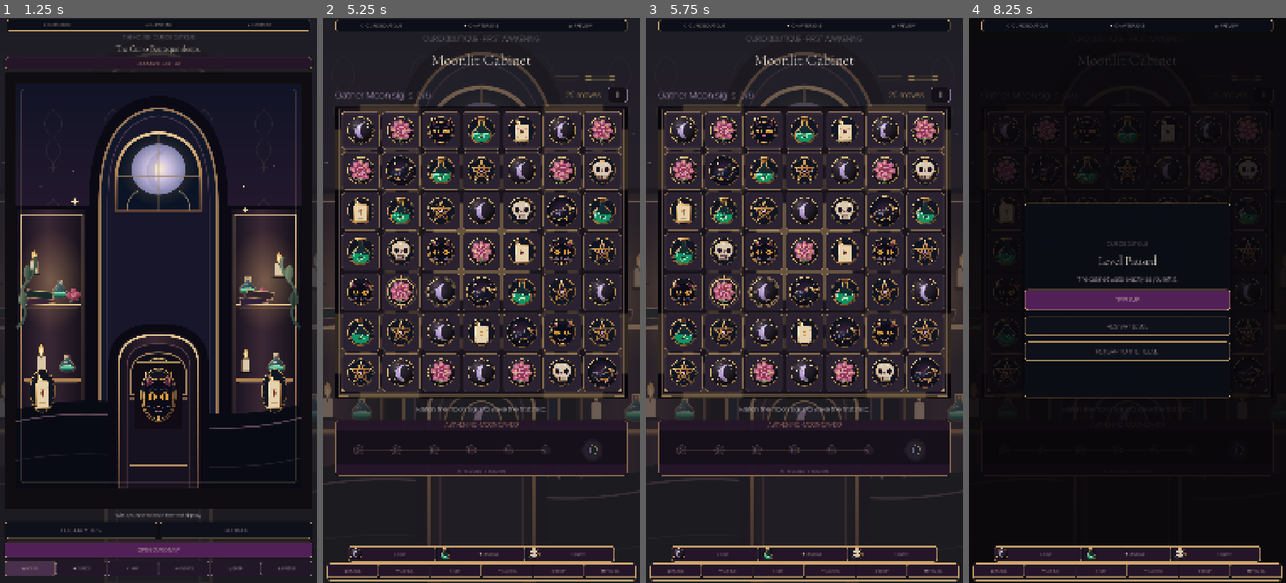
Above: before the commit, frames 1-4 (left to right).
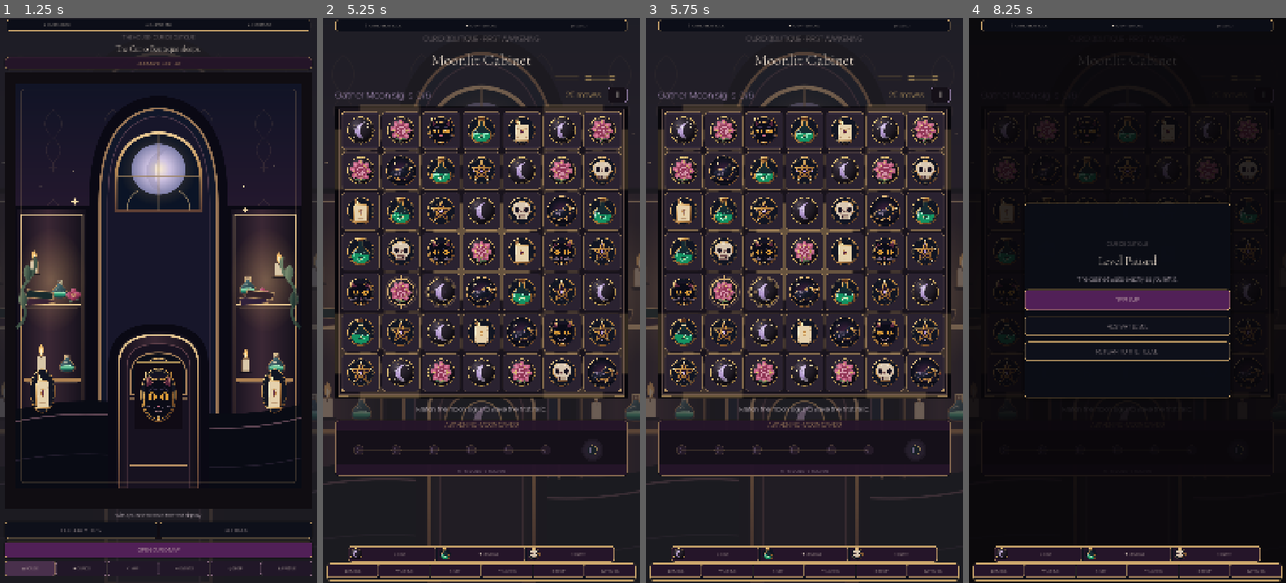
Above: after the commit, the same moments.

Repository: Jay-prodesign/akilta-match3
Game: Godot game, scene res://src/app/app_bootstrap.tscn
Same seed, same stepped clock (60 frames per second), same inputs: the game is played once before the commit and once after it.
Inputs:
- Up to frame 1 (1.25 s): click "ENTER THE HOUSE" at 0.5 s
- Up to frame 2 (5.25 s): click "RELIQUARY · 0 / 3" at 1.25 s; click "⌂ HOUSE" at 2 s; click "OPEN CURIO MAP" at 2.75 s; click "CURIO BOUTIQUE Rare finds · L…" at 3.5 s; click "1" at 4.25 s; click "ENTER THE CABINET" at 5 s
- Up to frame 3 (5.75 s): no input
- Up to frame 4 (8.25 s): click "✦ RETRY" at 5.75 s; click "✦ RETRY" at 6.5 s; click "✦ RETRY" at 7.25 s; click "Ⅱ" at 8 s

Frame 1 is identical in both runs. In frame 2, less than 0.1% of the frame differs, in the area x 11-89%, y 0-98%; in frame 3, less than 0.1%; in frame 4, less than 0.1%.

Commit message:
product: unify mobile shell nav and show active gameplay level

Diff:
--- a/src/ui/gameplay/gameplay_screen.gd
+++ b/src/ui/gameplay/gameplay_screen.gd
@@ -34,6 +34,7 @@
 var _pending_hud_refresh: bool = false
 var haptics = HapticsController.new()
 var _potion_used_for_attempt := false
+var _level_badge_label: Label
 
 @onready var world_backdrop: TextureRect = $WorldBackdrop
 @onready var eyebrow_label: Label = $Layout/Eyebrow
@@ -97,6 +98,7 @@
 	current_seed = seed_value
 	_potion_used_for_attempt = false
 	current_level_id = String(parsed.get("id", ""))
+	_update_level_badge()
 	current_reward_curio = String(parsed.get("reward_curio", ""))
 	current_house_stage_reward = int(parsed.get("house_stage_reward", 0))
 	current_objective_type = String(parsed.get("objective", "collect_family"))
@@ -128,6 +130,15 @@
 		result_ritual.queue_redraw()
 	_refresh_hud()
 	return true
+
+func _update_level_badge() -> void:
+	if _level_badge_label == null:
+		return
+	var parts: PackedStringArray = current_level_id.split("_")
+	var level_number := 1
+	if not parts.is_empty():
+		level_number = maxi(1, int(parts[parts.size() - 1]))
+	_level_badge_label.text = "◇ LEVEL %d" % level_number
 
 func _apply_level_art_profile(profile: String) -> void:
 	# The board symbols, room tint, and heading accents move together by chapter beat.
@@ -426,7 +437,7 @@
 	row.add_theme_constant_override("separation", 2)
 	row.size_flags_horizontal = Control.SIZE_EXPAND_FILL
 	nav_scroll.add_child(row)
-	for item in [{"label":"⌂ HOUSE","id":"house"},{"label":"✦ CURIOS","id":"curios"},{"label":"☾ MAP","id":"map"},{"label":"✧ EVENTS","id":"events"},{"label":"◇ SHOP","id":"shop"},{"label":"⚙ PROFILE","id":"profile"}]:
+	for item in [{"label":"⌂ HOUSE","id":"house"},{"label":"✦ CURIOS","id":"curios"},{"label":"☾ MAP","id":"map"},{"label":"✧ EVENTS","id":"events"},{"label":"◇ SHOP","id":"shop"},{"label":"♙ PROFILE","id":"profile"}]:
 		var button := Button.new()
 		button.text = String(item["label"])
 		button.custom_minimum_size = Vector2(0, 46)
@@ -460,17 +471,21 @@
 	panel.add_theme_stylebox_override("panel", style)
 	add_child(panel)
 	var row := HBoxContainer.new()
+	row.name = "Resources"
 	row.alignment = BoxContainer.ALIGNMENT_CENTER
-	row.add_theme_constant_override("separation", 26)
+	row.add_theme_constant_override("separation", 12)
 	panel.add_child(row)
-	for value in ["☾ CURIO BOUTIQUE", "✦ CHAPTER ONE", "◇ PREVIEW"]:
+	for value in ["☾ CURIO BOUTIQUE", "✦ CHAPTER ONE", "◇ LEVEL 1"]:
 		var label := Label.new()
 		label.text = value
 		label.horizontal_alignment = HORIZONTAL_ALIGNMENT_CENTER
 		label.vertical_alignment = VERTICAL_ALIGNMENT_CENTER
 		label.add_theme_color_override("font_color", Color("#F4E5D3"))
-		label.add_theme_font_size_override("font_size", 16)
+		label.add_theme_font_size_override("font_size", 14)
 		label.size_flags_horizontal = Control.SIZE_EXPAND_FILL
+		if value.begins_with("◇"):
+			label.name = "LevelBadge"
+			_level_badge_label = label
 		row.add_child(label)
 
 func _build_booster_tray() -> void:
--- a/src/ui/shared/product_navigation.gd
+++ b/src/ui/shared/product_navigation.gd
@@ -7,7 +7,7 @@
 	{"label": "☾ MAP", "id": "map"},
 	{"label": "✧ EVENTS", "id": "events"},
 	{"label": "◇ SHOP", "id": "shop"},
-	{"label": "⚙ PROFILE", "id": "profile"},
+	{"label": "♙ PROFILE", "id": "profile"},
 ]
 
 static func attach(screen: Control, active_section: String, handler: Callable, content_path: NodePath = NodePath("Layout")) -> PanelContainer:
@@ -43,7 +43,7 @@
 
 	var scroll := ScrollContainer.new()
 	scroll.name = "Scroll"
-	scroll.horizontal_scroll_mode = ScrollContainer.SCROLL_MODE_AUTO
+	scroll.horizontal_scroll_mode = ScrollContainer.SCROLL_MODE_DISABLED
 	scroll.vertical_scroll_mode = ScrollContainer.SCROLL_MODE_DISABLED
 	scroll.set_anchors_and_offsets_preset(Control.PRESET_FULL_RECT)
 	panel.add_child(scroll)
@@ -60,7 +60,7 @@
 		button.name = "Nav" + action.capitalize()
 		button.text = String(item["label"])
 		button.tooltip_text = action.capitalize()
-		button.custom_minimum_size = Vector2(80, 46)
+		button.custom_minimum_size = Vector2(0, 46)
 		button.size_flags_horizontal = Control.SIZE_EXPAND_FILL
 		button.add_theme_font_size_override("font_size", 13)
 		button.add_theme_color_override("font_color", Color("#F4E5D3"))
--- a/tests/integration/test_opening_levels_runtime.gd
+++ b/tests/integration/test_opening_levels_runtime.gd
@@ -43,6 +43,9 @@
 		screen.queue_free()
 		await process_frame
 		return
+	var level_badge: Label = screen.get_node_or_null("ResourceBar/Resources/LevelBadge")
+	if level_badge == null or level_badge.text != "◇ LEVEL %d" % number:
+		failures.append("Level %d top resource bar must identify the active level" % number)
 
 	var moves: Array = level_data.get("teaching_moves", [])
 	for raw_move in moves:
Not shown, changed: .github/workflows/level1-web.yml
Not shown, changed: .github/workflows/p0-headless.yml
Not shown, changed: .github/workflows/p0-visual.yml
